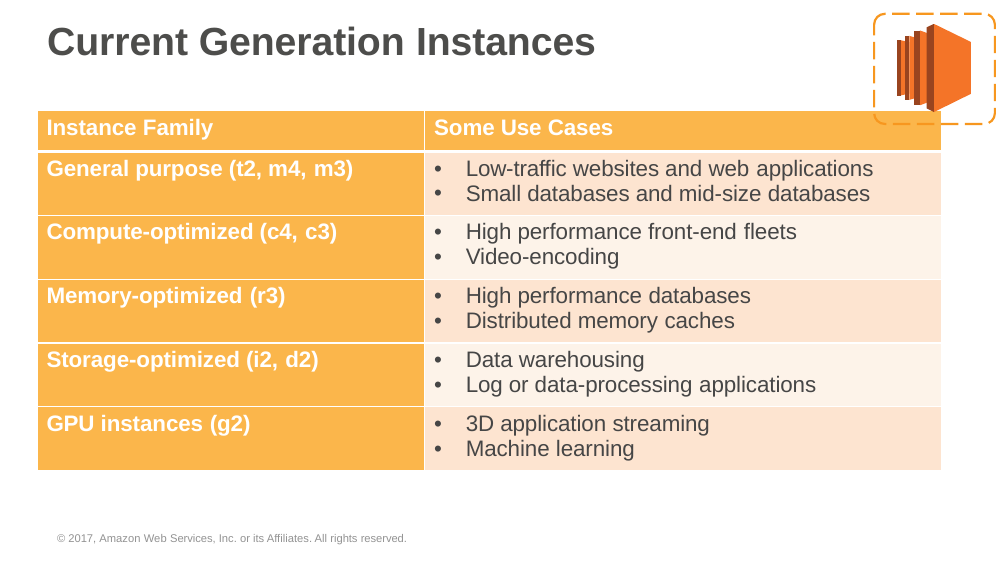
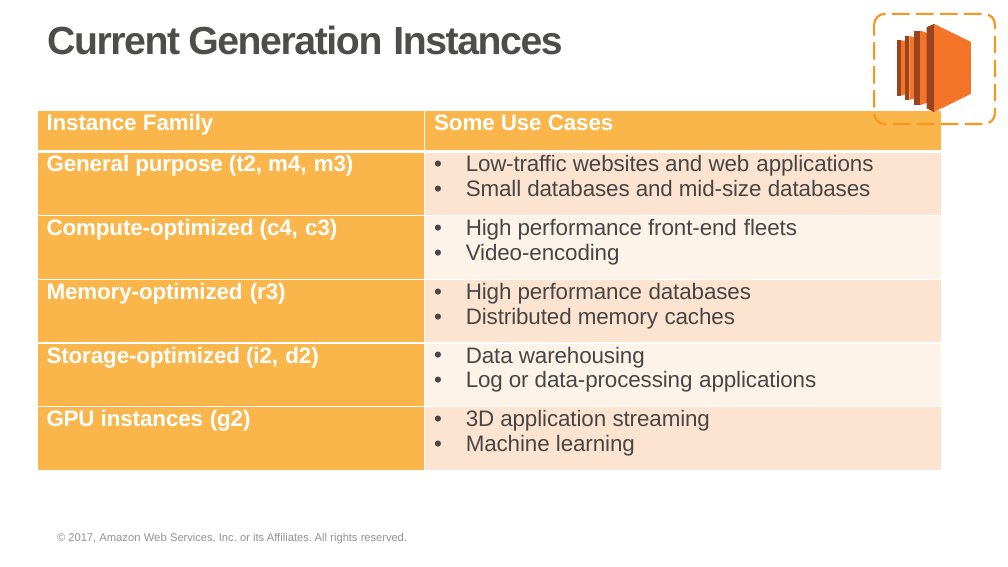
Before and after one commit to prkatta/dotraining, a slide deck: slide 30 of Session-17/AWS/AWS_Fundamentals.pptx. Drawn at 1008x567 pixels with LibreOffice and Linux fonts; fonts in the diff are those of the drawing; background and template pictures are left out. Boxes give left, top, right and bottom in pixels: in the first picture for what was removed or moved away, otherwise in the second. Text is boxed around its words. In the diff, an @@ line names an element or a change of style, - is before the commit and + after.

```diff
--- a/Session-17/AWS/AWS_Fundamentals.pptx
+++ b/Session-17/AWS/AWS_Fundamentals.pptx
@@ title "Current Generation Instances" at (47, 25, 562, 55): letter spacing -0.1 to -1 pt; indent changed @@
@@ table at (37, 111, 942, 471) @@
@@ indent changed @@
```
Also in this commit, not shown: 124 other slides changed, 5 slides removed, 1 other file.
